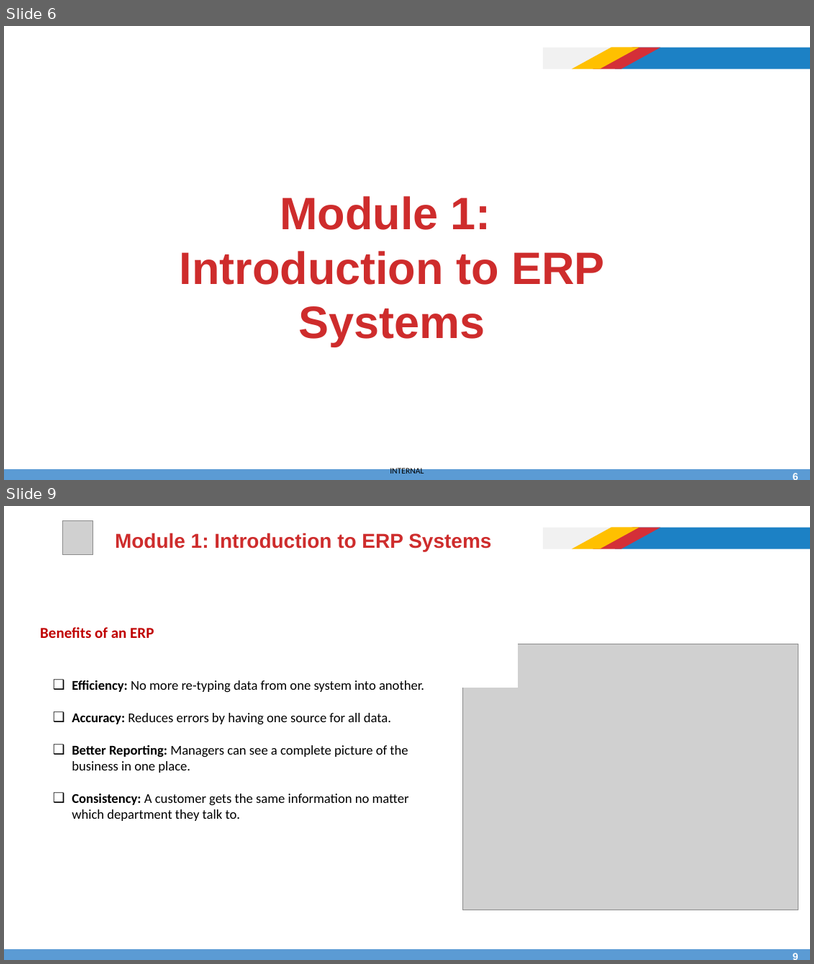
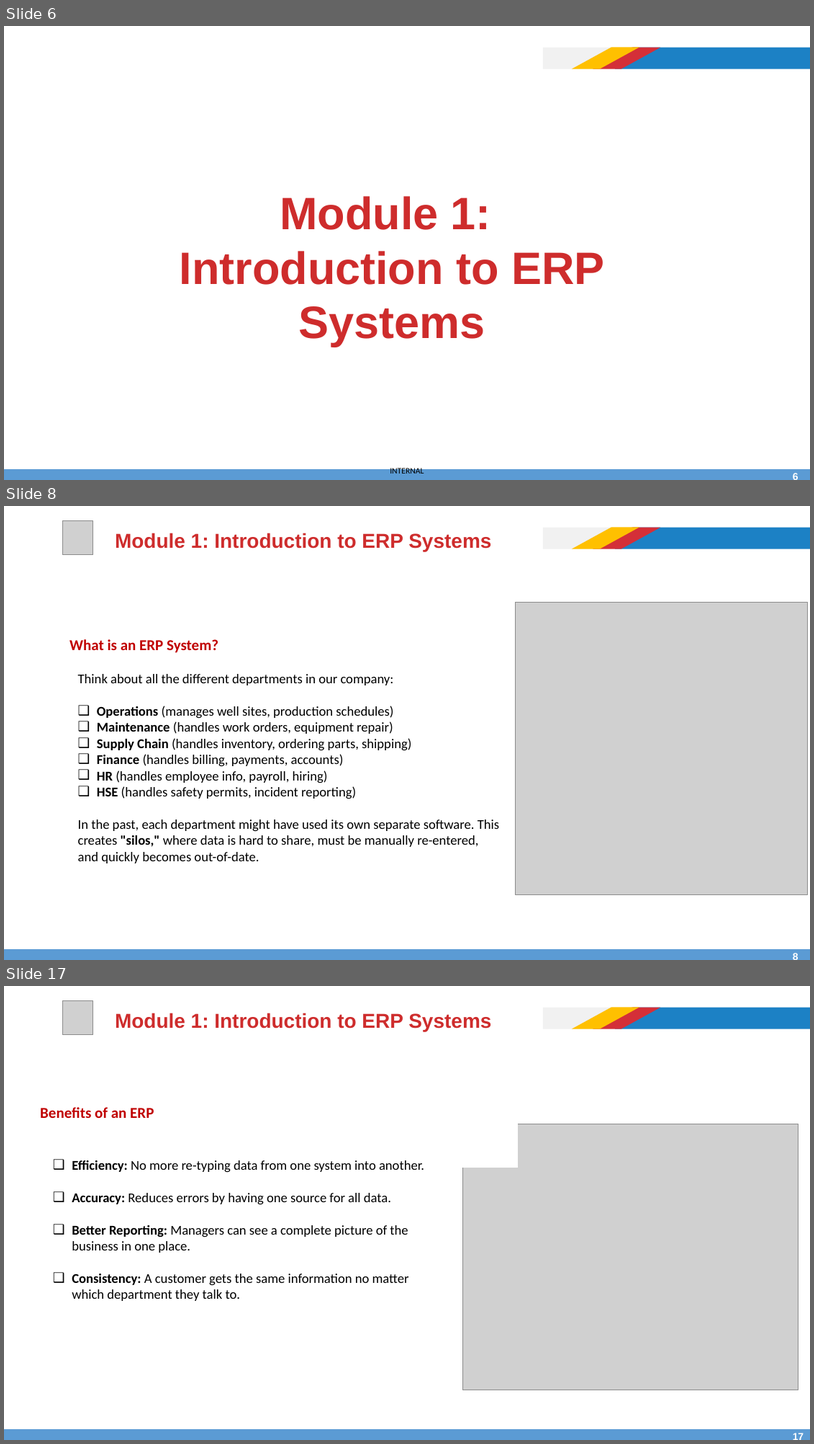
Before and after one commit to afathelbab/cnpc, a slide deck: computer-basics-soft-skills/day3/Computer Skills and Soft Skills - Lec-3.pptx. Shown one above the other, each under a label of ours: slides 6 and 9 before the commit, slides 6, 8 and 17 after it; the slides between them are not shown. The pictures are 814x964 and 814x1444 pixels, drawn with LibreOffice and Linux fonts; fonts in the diff are those of the drawing; grey boxes stand for pictures; background and template pictures are left out. Boxes give left, top, right and bottom in pixels: in the first picture for what was removed or moved away, otherwise in the second. Text is boxed around its words. In the diff, an @@ line names an element or a change of style, - is before the commit and + after.

```diff
--- a/computer-basics-soft-skills/day3/Computer Skills and Soft Skills - Lec-3.pptx
+++ b/computer-basics-soft-skills/day3/Computer Skills and Soft Skills - Lec-3.pptx
@@ slide 8 added at (4, 506, 810, 960), background #FFFFFF; not listed: 5 template elements that a slide beside it also shows @@
@@ picture added at (63, 521, 93, 555) @@
@@ title added at (115, 533, 491, 551), 24 pt, text #CE2C2C, bold @@
+Module 1: Introduction to ERP Systems
@@ picture added at (516, 602, 808, 894) @@
@@ text added at (70, 639, 219, 653), 18 pt, text #C00000, bold @@
+What is an ERP System?
@@ text added at (78, 674, 499, 863), 16 pt, text #000000 @@
+Think about all the different departments in our company:
+❑ Operations (manages well sites, production schedules)
+❑ Maintenance (handles work orders, equipment repair)
+❑ Supply Chain (handles inventory, ordering parts, shipping)
+❑ Finance (handles billing, payments, accounts)
+❑ HR (handles employee info, payroll, hiring)
+❑ HSE (handles safety permits, incident reporting)
+In the past, each department might have used its own separate software. This creates "silos," where data is hard to share, must be manually re-entered, and quickly becomes out-of-date.
@@ page number added at (790, 951, 808, 960), 12 pt, text #FFFFFF, bold @@
+8
@@ what was slide 9 is now slide 17 @@
@@ page number at (790, 1431, 808, 1440): text changed @@
-9
+17
```
Also in this commit, not shown: 5 slides changed, 12 other slides added, 1 slide removed.
